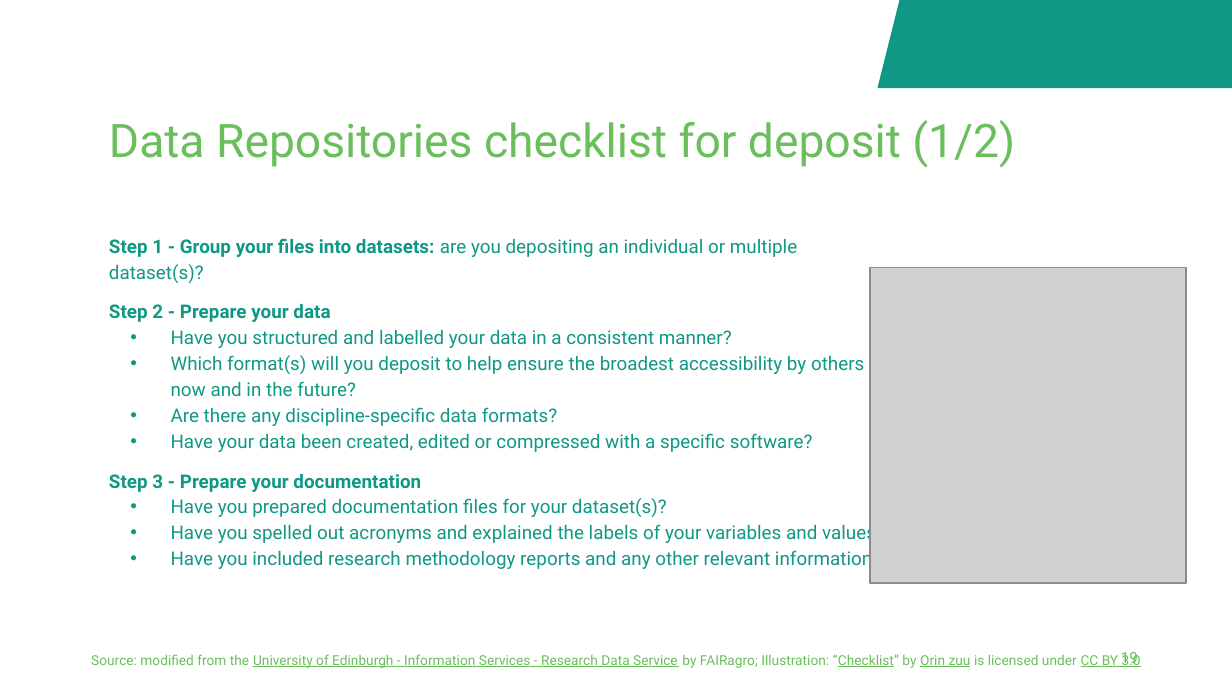
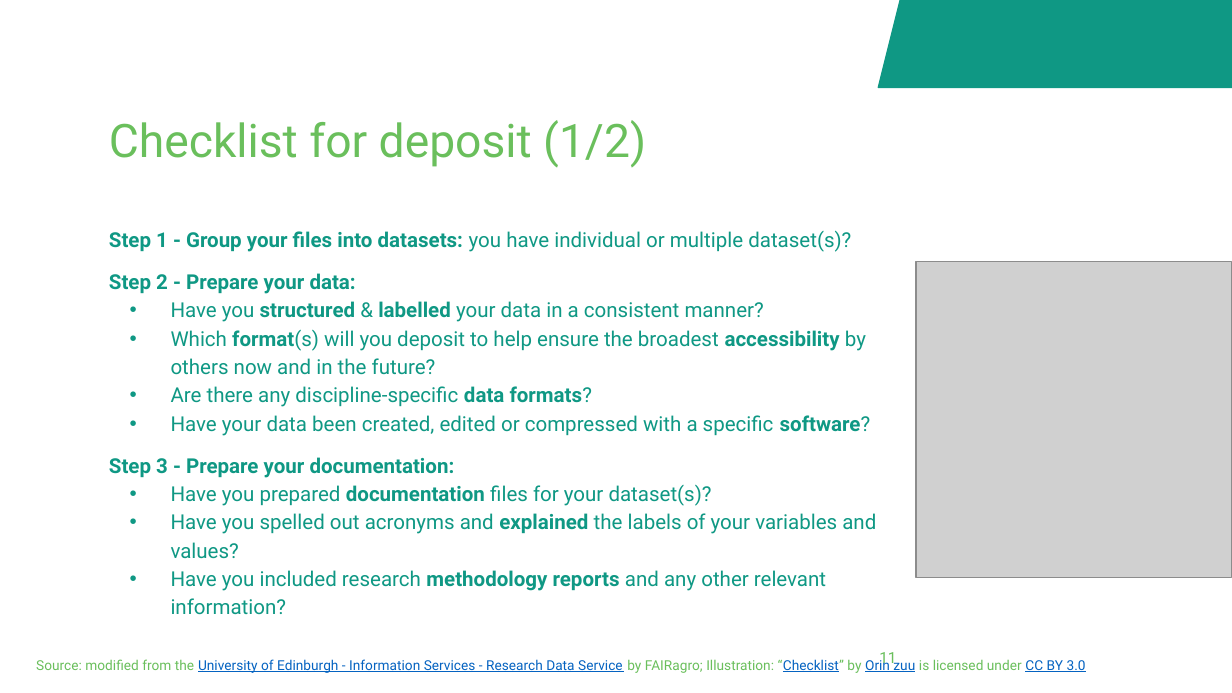
Before and after one commit to fairagro/FAIRagro_Modular-RDM-Training-Material, a slide deck: slide 11 of FAIRagro_Trainings_planned/2026-09_RepoTraining_deNBI/RepoTraining_Slides.odp (slide 19 before the commit). Drawn at 1232x693 pixels with LibreOffice and Linux fonts; fonts in the diff are those of the drawing; grey boxes stand for pictures; background and template pictures are left out. Boxes give left, top, right and bottom in pixels: in the first picture for what was removed or moved away, otherwise in the second. Text is boxed around its words. In the diff, an @@ line names an element or a change of style, - is before the commit and + after.

Commit message:
FAIRagro trainings slide updated

```diff
--- a/FAIRagro_Trainings_planned/2026-09_RepoTraining_deNBI/RepoTraining_Slides.odp
+++ b/FAIRagro_Trainings_planned/2026-09_RepoTraining_deNBI/RepoTraining_Slides.odp
@@ text at box(109, 120, 646, 168): text changed @@
-Data Repositories checklist for deposit (1/2)
+Checklist for deposit (1/2)
@@ text "Step 1 - Group your ...": place and size @@
-text "Step 1 - Group your ..." at box(109, 238, 885, 571)
+text "Step 1 - Group your ..." at box(109, 230, 876, 615)
@@ text at box(109, 230, 851, 322): text changed; size 11 to 12 pt @@
-Step 1 - Group your files into datasets: are you depositing an individual or multiple dataset(s)?
-Step 2 - Prepare your data
-• Have you structured and labelled your data in a consistent manner?
+Step 1 - Group your files into datasets: you have individual or multiple dataset(s)?
+Step 2 - Prepare your data:
+• Have you structured & labelled your data in a consistent manner?
@@ picture: place and size @@
-picture at box(870, 267, 1185, 583)
+picture at box(917, 262, 1232, 578)
@@ text at box(171, 330, 876, 615): size 11 to 12 pt in "Which format(s) will you deposit to help ...", "Are there any discipline-specific data formats?", "Have your data been created, edited or ...", "Have you prepared documentation files for your ..." and 2 more places; bold on in "format(s) accessibility", "data formats?", "software?", "documentation" and 2 more places @@
@@ text at box(109, 457, 455, 478): text changed; size 11 to 12 pt @@
-Step 3 - Prepare your documentation
+Step 3 - Prepare your documentation:
@@ text "Source: modified from the University ..." at box(36, 657, 890, 673): text colour #6ABF5C to #0563C1 in "University of Edinburgh - Information Services - ..." @@
@@ page number at box(879, 652, 896, 668): text changed @@
-19
+11
```
Also in this commit, not shown: 15 other slides changed, 6 slides added, 7 slides removed, 3 other files.
